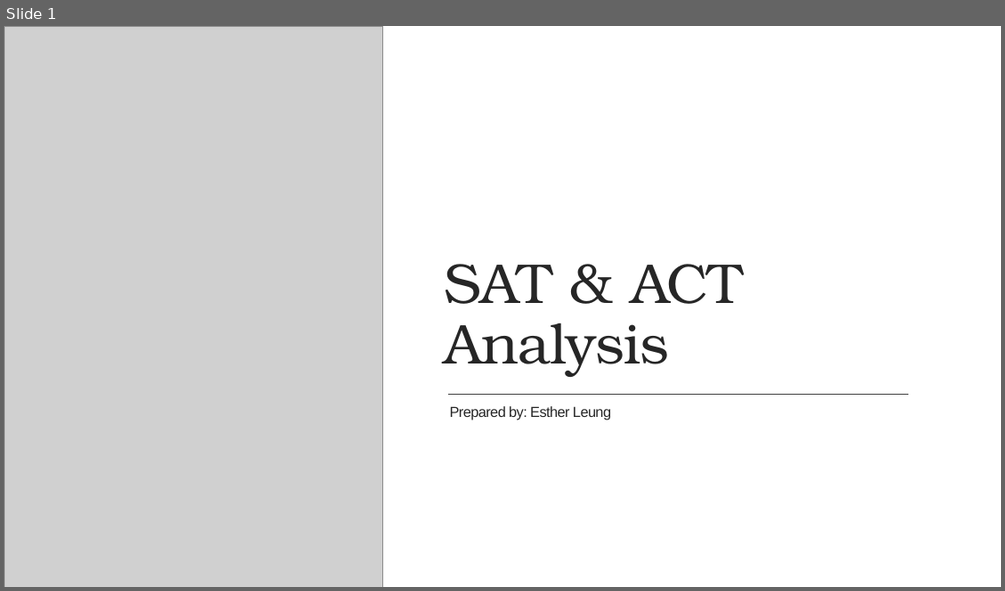
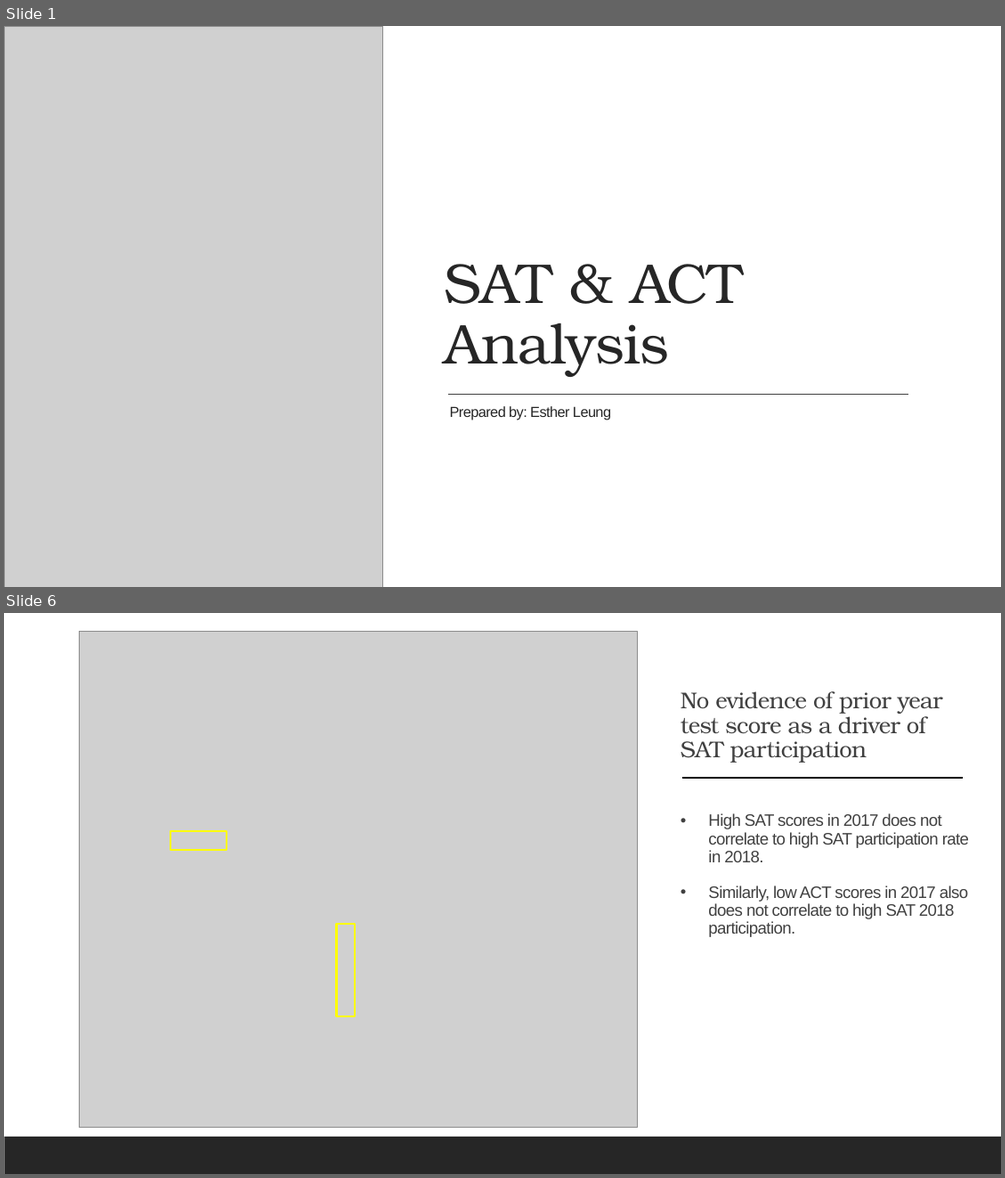
Before and after one commit to leungesther/DSI-Projects, a slide deck: Project-1-SAT-and-ACT-Analysis/SAT & ACT Analysis_presentation.pptx. Shown one above the other, each under a label of ours: slide 1 before the commit, slides 1 and 6 after it; the slides between them are not shown. The pictures are 1005x591 and 1005x1178 pixels, drawn with LibreOffice and Linux fonts; fonts in the diff are those of the drawing; grey boxes stand for pictures. Boxes give left, top, right and bottom in pixels: in the first picture for what was removed or moved away, otherwise in the second. Text is boxed around its words. In the diff, an @@ line names an element or a change of style, - is before the commit and + after.

```diff
--- a/Project-1-SAT-and-ACT-Analysis/SAT & ACT Analysis_presentation.pptx
+++ b/Project-1-SAT-and-ACT-Analysis/SAT & ACT Analysis_presentation.pptx
@@ slide 6 added at [4,613,1001,1174], background #FFFFFF; not listed: 1 template element that a slide beside it also shows @@
@@ picture added at [79,631,638,1127] @@
@@ text added at [680,691,969,937], 16 pt, text #404040 @@
+No evidence of prior year test score as a driver of SAT participation
+• High SAT scores in 2017 does not correlate to high SAT participation rate in 2018.
+• Similarly, low ACT scores in 2017 also does not correlate to high SAT 2018 participation.
@@ line added from (682, 778) to (963, 778), #000000 1 pt @@
@@ rectangle added at [170,831,226,850], outline #FFFF00 1.75 pt @@
@@ rectangle added at [337,924,356,1017], outline #FFFF00 1.75 pt @@
```
Also in this commit, not shown: 7 slides changed, 3 other files.
